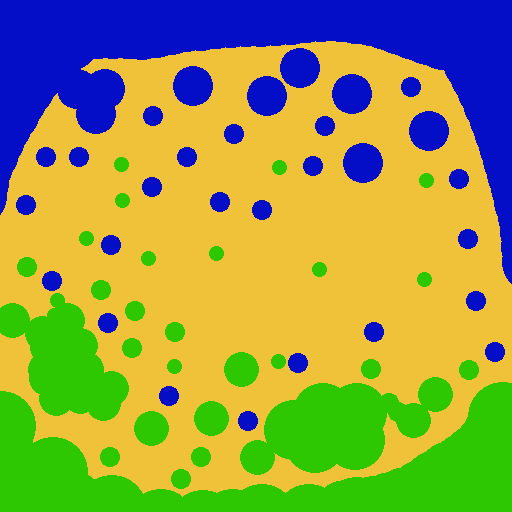
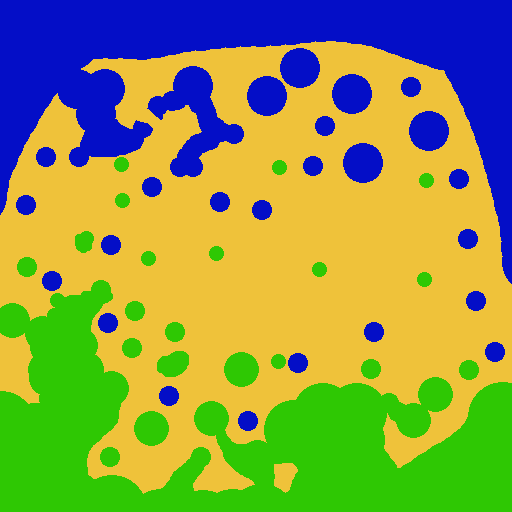
Layers edited between the first and the second w=512, h=512 image:
painted on "Layer 1" over left=28, top=91, right=397, bottom=497
